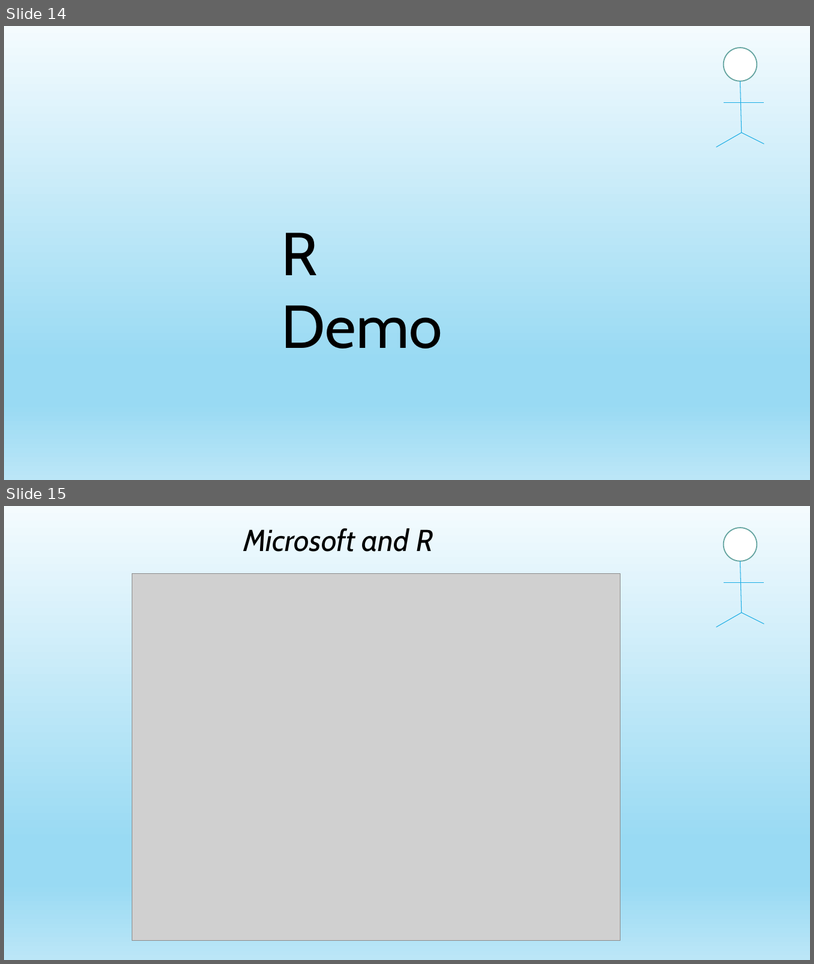
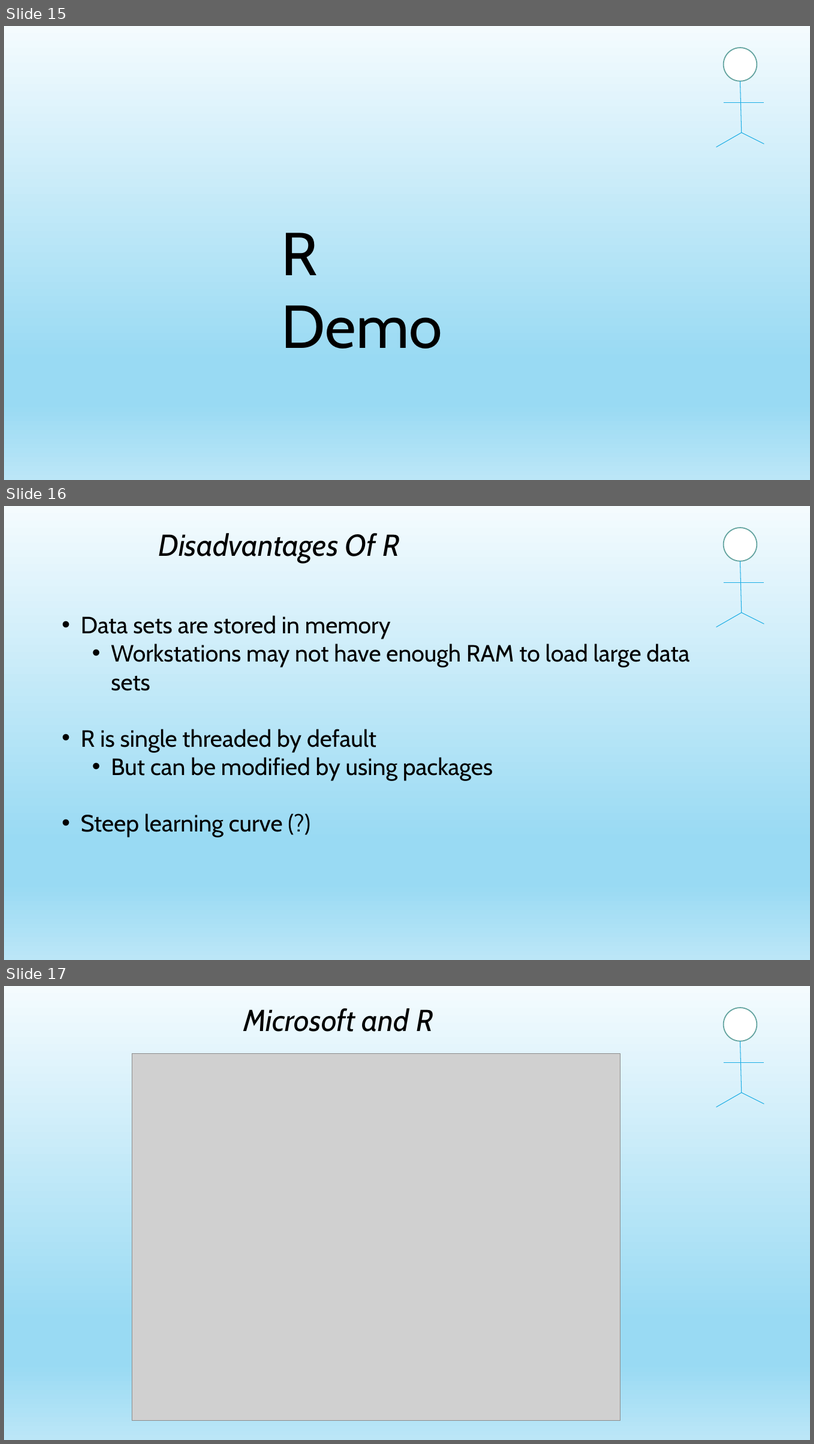
Before and after one commit to jayape/WestWI, a slide deck: R Session.pptx. Shown one above the other, each under a label of ours: slides 14 and 15 before the commit, slides 15, 16 and 17 after it. The pictures are 814x964 and 814x1444 pixels, drawn with LibreOffice and Linux fonts; fonts in the diff are those of the drawing; grey boxes stand for pictures. Boxes give left, top, right and bottom in pixels: in the first picture for what was removed or moved away, otherwise in the second. Text is boxed around its words. In the diff, an @@ line names an element or a change of style, - is before the commit and + after.

```diff
--- a/R Session.pptx
+++ b/R Session.pptx
@@ slide 16 added at [4, 506, 810, 960], background gradient #F4FBFE to #99DAF3 to #BBE6F7 @@
@@ text added at [159, 533, 399, 562], 36 pt, text #000000, italic @@
+Disadvantages Of R
@@ ellipse added at [724, 528, 757, 561], fill #FFFFFF, outline #62A39F 1.25 pt @@
@@ line added from (741, 561) to (742, 612), #1CADE4 0.75 pt @@
@@ line added from (724, 583) to (764, 583), #1CADE4 0.75 pt @@
@@ line added from (742, 612) to (717, 627), #1CADE4 0.75 pt @@
@@ line added from (742, 612) to (764, 624), #1CADE4 0.75 pt @@
@@ text added at [81, 615, 690, 837], 28 pt, text #000000 @@
+• Data sets are stored in memory
+  • Workstations may not have enough RAM to load large data sets
+• R is single threaded by default
+  • But can be modified by using packages
+• Steep learning curve (?)
@@ what was slide 14 is now slide 15 @@
@@ what was slide 15 is now slide 17 @@
```
Also in this commit, not shown: 4 slides changed, 2 other slides added, 1 slide removed, 1 other file.
